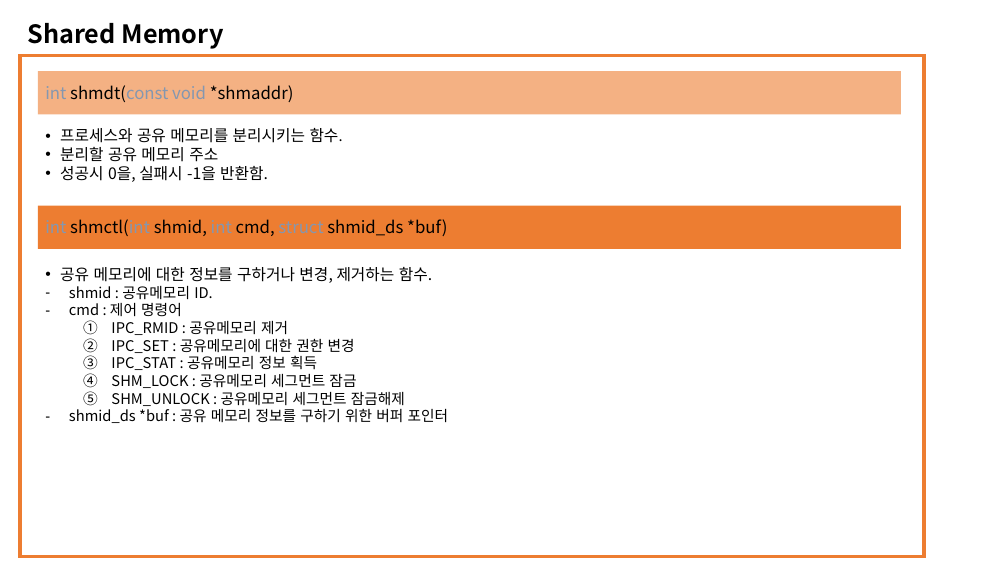
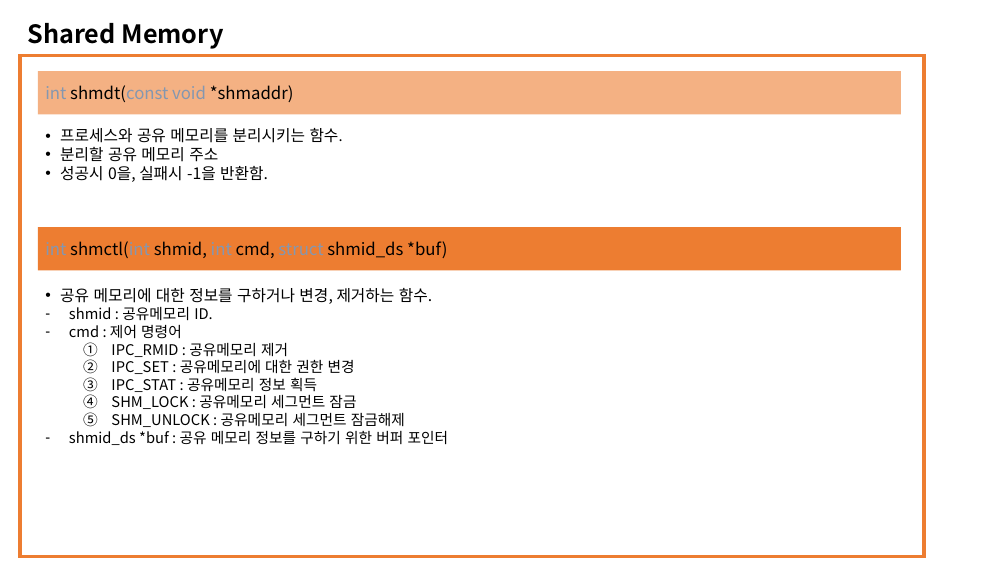
Before and after one commit to dudghks97/OS, a slide deck: slide 8 of 2016305078_최영환_os_report_03.pptx (slide 7 before the commit). Drawn at 1008x567 pixels with LibreOffice and Linux fonts; fonts in the diff are those of the drawing. Boxes give left, top, right and bottom in pixels: in the first picture for what was removed or moved away, otherwise in the second. Text is boxed around its words. In the diff, an @@ line names an element or a change of style, - is before the commit and + after.

```diff
--- a/2016305078_최영환_os_report_03.pptx
+++ b/2016305078_최영환_os_report_03.pptx
@@ rectangle "int shmctl(int shmid, int cmd, ...": place and size @@
-rectangle "int shmctl(int shmid, int cmd, ..." at box(38, 206, 901, 249)
+rectangle "int shmctl(int shmid, int cmd, ..." at box(38, 227, 901, 270)
@@ text "공유 메모리에 대한 정보를 구하거나 ...": place and size @@
-text "공유 메모리에 대한 정보를 구하거나 ..." at box(60, 267, 449, 423)
+text "공유 메모리에 대한 정보를 구하거나 ..." at box(60, 288, 449, 445)
```
Also in this commit, not shown: 6 other slides changed, 1 slide added.
